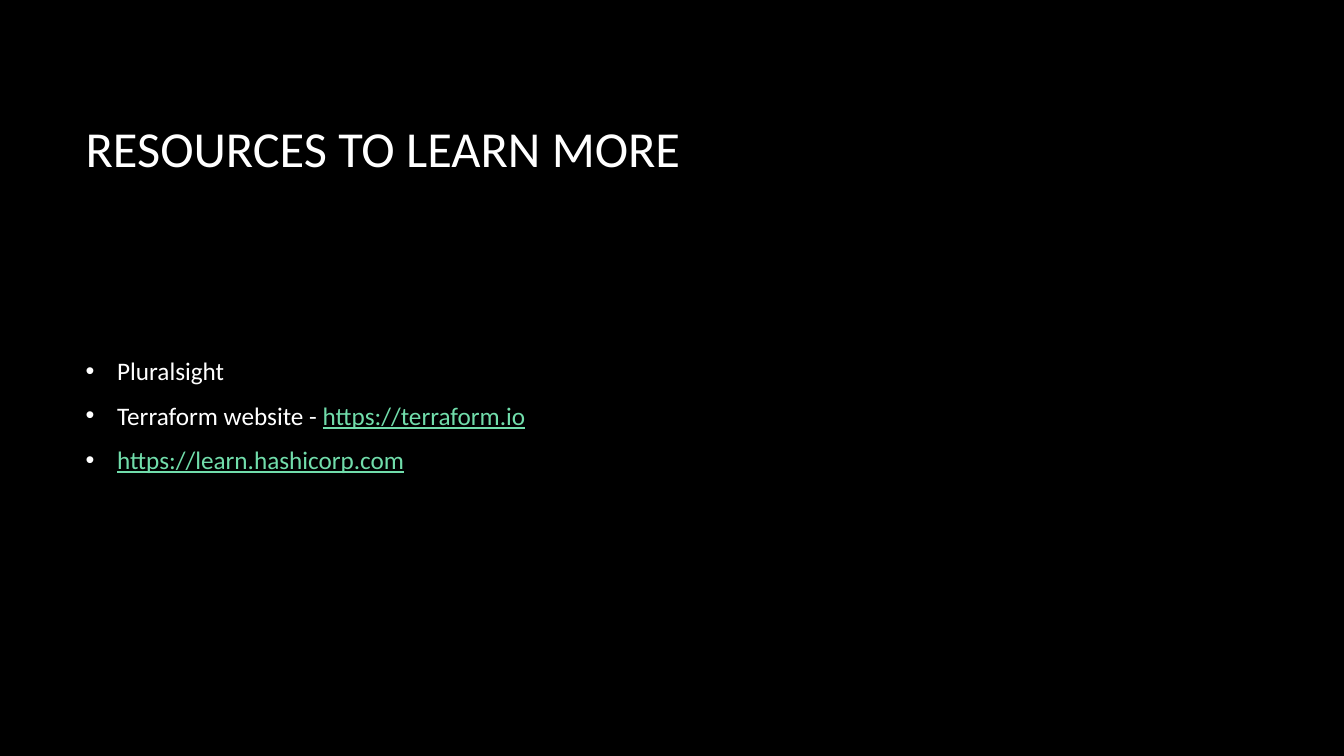
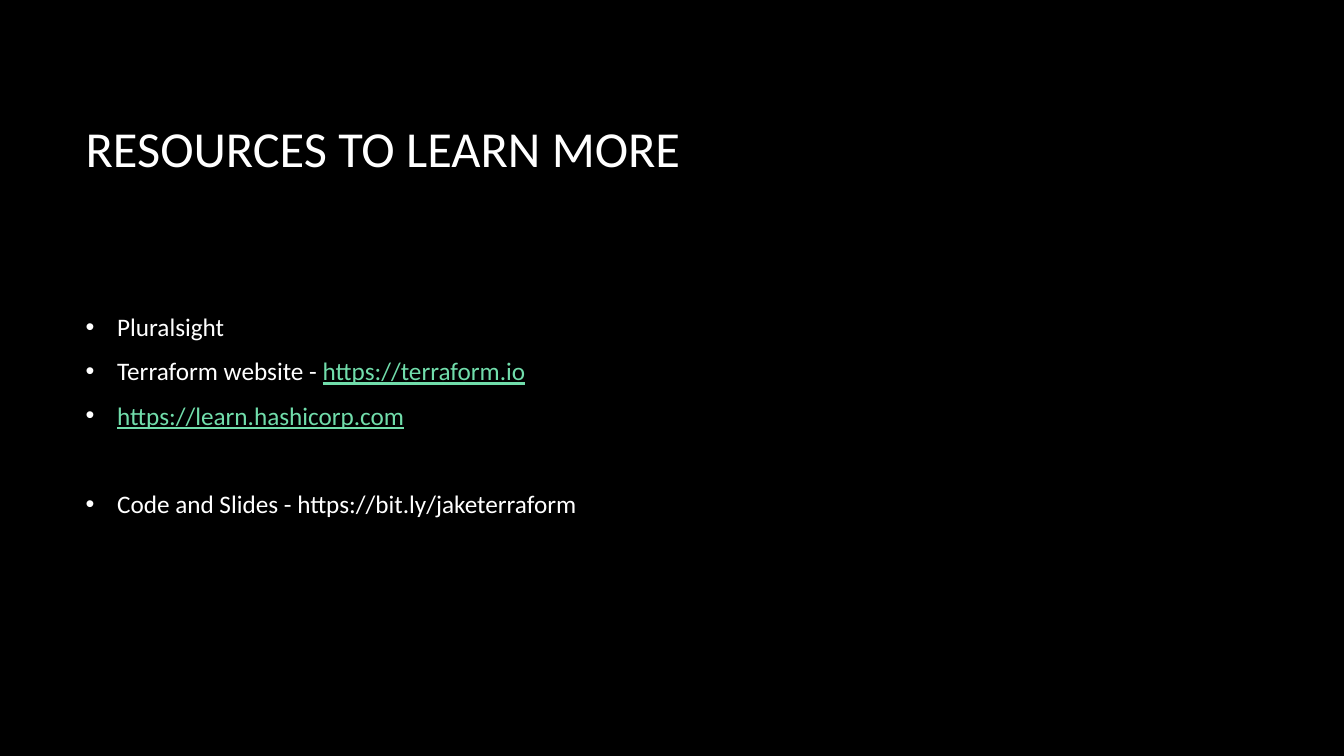
Before and after one commit to jacobladams/introduction-to-terraform, a slide deck: slide 6 of Introduction to Terraform.pptx. Drawn at 1344x756 pixels with LibreOffice and Linux fonts; fonts in the diff are those of the drawing; background and template pictures are left out. Boxes give left, top, right and bottom in pixels: in the first picture for what was removed or moved away, otherwise in the second. Text is boxed around its words. In the diff, an @@ line names an element or a change of style, - is before the commit and + after.

```diff
--- a/Introduction to Terraform.pptx
+++ b/Introduction to Terraform.pptx
@@ text at [117, 495, 576, 518]: paragraph added @@
+• Code and Slides - https://bit.ly/jaketerraform
```
Also in this commit, not shown: 1 other slide changed, 5 other files.
